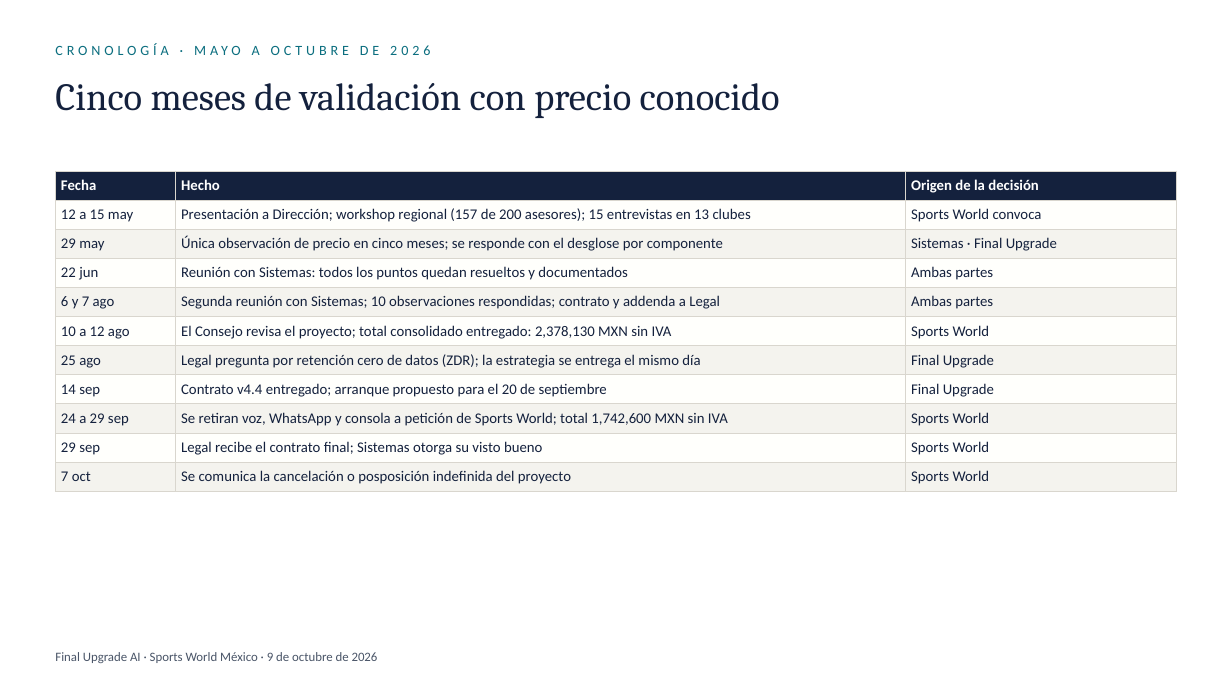
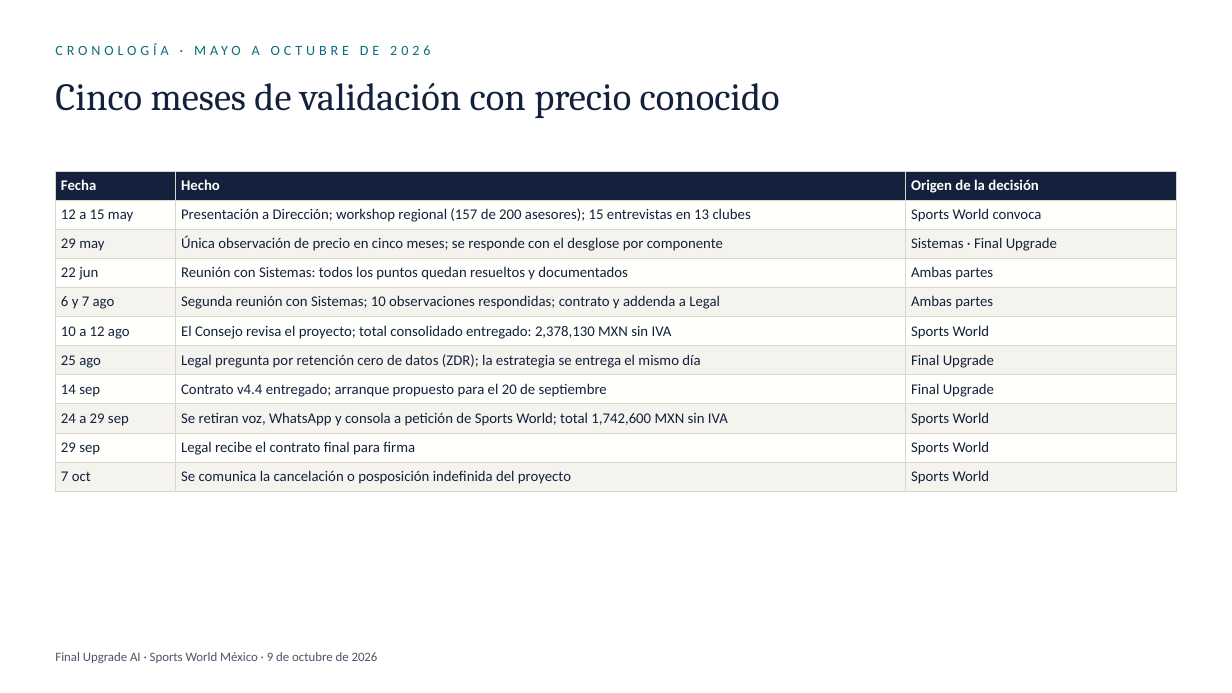
Before and after one commit to EricToled564/SW-Business-Development-System, a slide deck: slide 4 of entregables-2026-10-09/Sports-World-Cierre-justo-2026-10-09.pptx. Drawn at 1232x693 pixels with LibreOffice and Linux fonts; fonts in the diff are those of the drawing. Boxes give left, top, right and bottom in pixels: in the first picture for what was removed or moved away, otherwise in the second. Text is boxed around its words. In the diff, an @@ line names an element or a change of style, - is before the commit and + after.

```diff
--- a/entregables-2026-10-09/Sports-World-Cierre-justo-2026-10-09.pptx
+++ b/entregables-2026-10-09/Sports-World-Cierre-justo-2026-10-09.pptx
@@ table at bbox=[55, 171, 1177, 488] @@
-row 10, column 2: Legal recibe el contrato final; Sistemas otorga su visto bueno
+row 10, column 2: Legal recibe el contrato final para firma
```
Also in this commit, not shown: 1 other slide changed, 1 other file.
